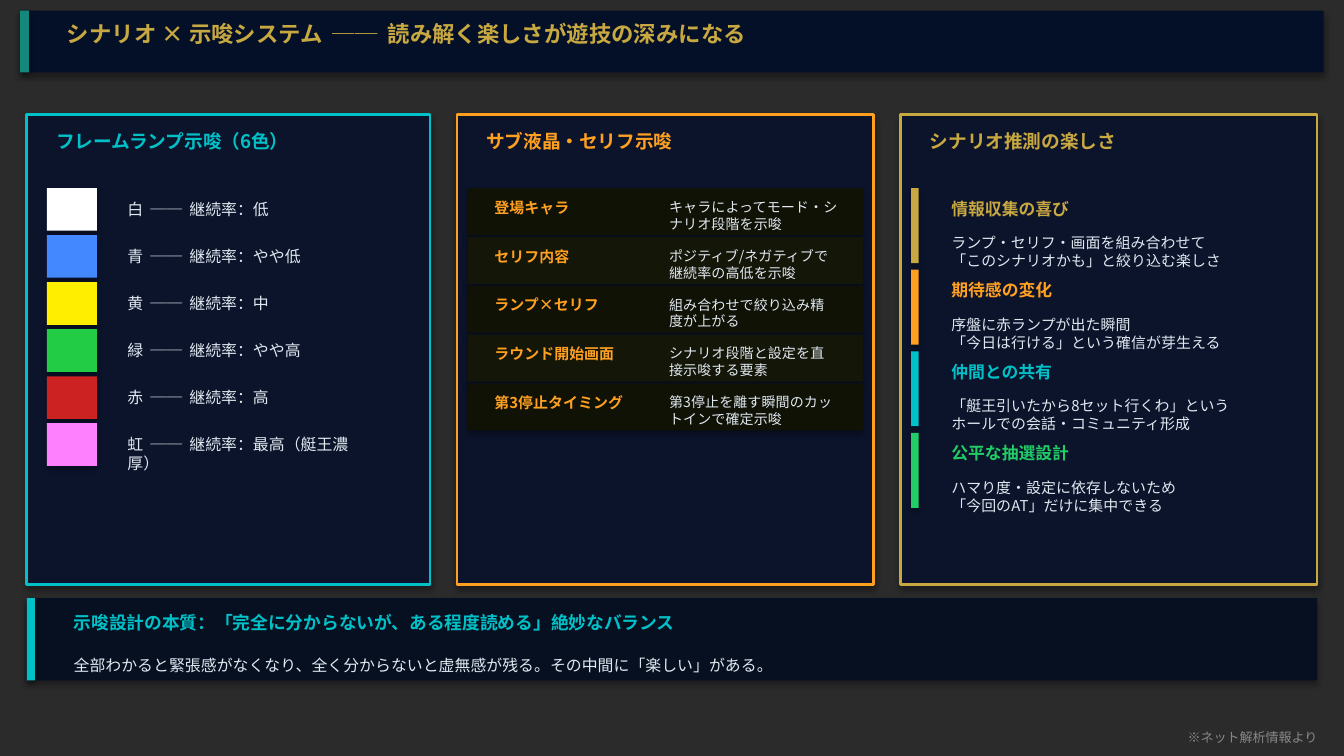
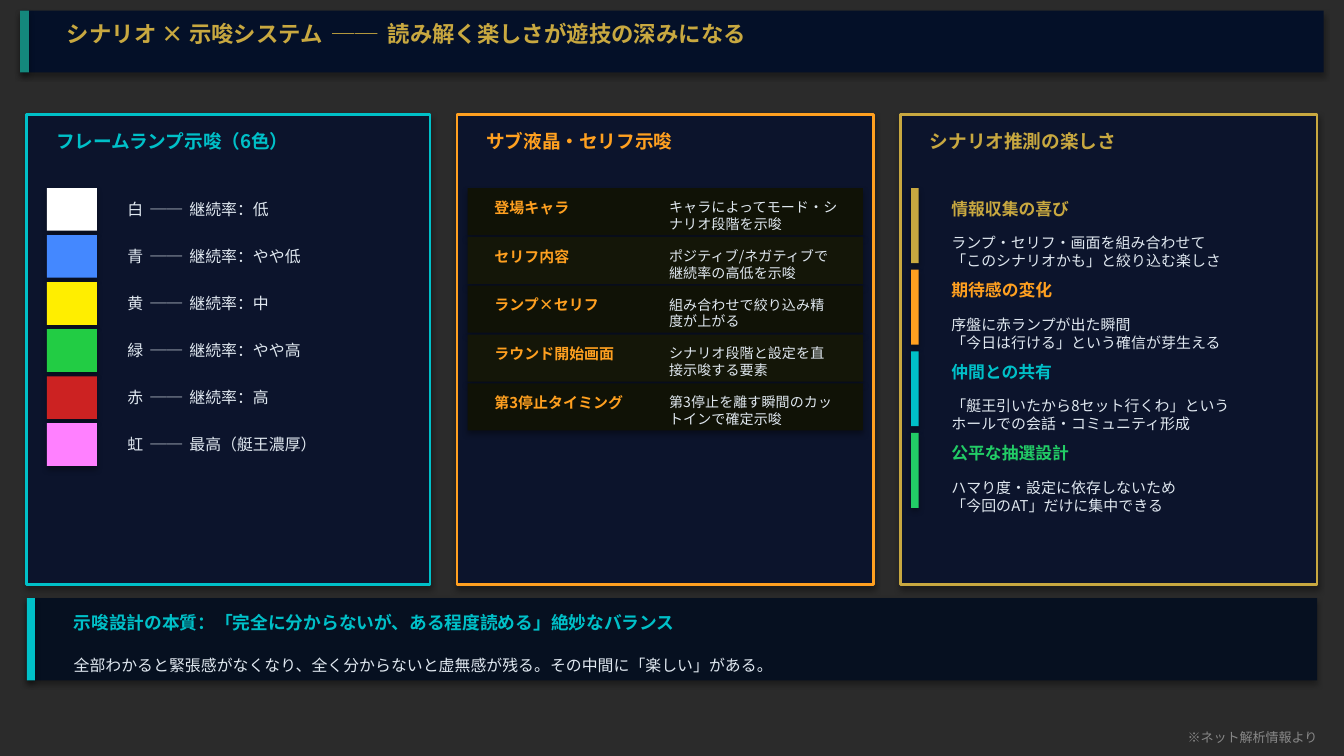
Before and after one commit to hkadoya-eng/slocri, a slide deck: slide 6 of proposals/機種分析/モンキーターンV/monkeyturn_guide_v2.pptx. Drawn at 1344x756 pixels with LibreOffice and Linux fonts; fonts in the diff are those of the drawing; background and template pictures are left out; a plain dark background stands for a picture behind light text. Boxes give left, top, right and bottom in pixels: in the first picture for what was removed or moved away, otherwise in the second. Text is boxed around its words. In the diff, an @@ line names an element or a change of style, - is before the commit and + after.

```diff
--- a/proposals/機種分析/モンキーターンV/monkeyturn_guide_v2.pptx
+++ b/proposals/機種分析/モンキーターンV/monkeyturn_guide_v2.pptx
@@ text at [127,436,316,452]: text changed @@
-虹 ── 継続率：最高（艇王濃厚）
+虹 ── 最高（艇王濃厚）
```
Also in this commit, not shown: 4 other slides changed, 1 other file.
